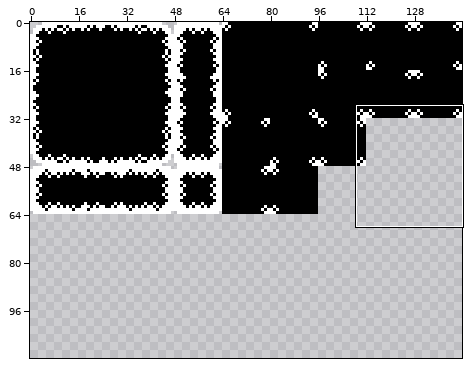
Pixel-art file: sprites/Player/tileset.aseprite. Above: a wide view before the commit, with the close-up outlined.
Close-up. Before the commit:
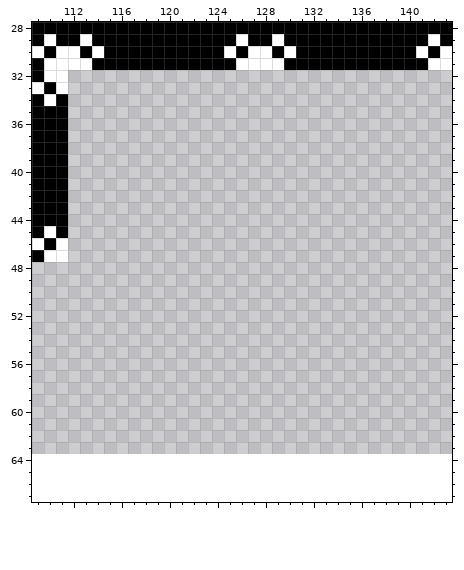
144x64 pixels, 1 frame. Shown: x 109..143, y 28..67. The old version is drawn lined up with the new one, on the new canvas. The commit also changed other parts of the picture, which this record leaves out.
New version:
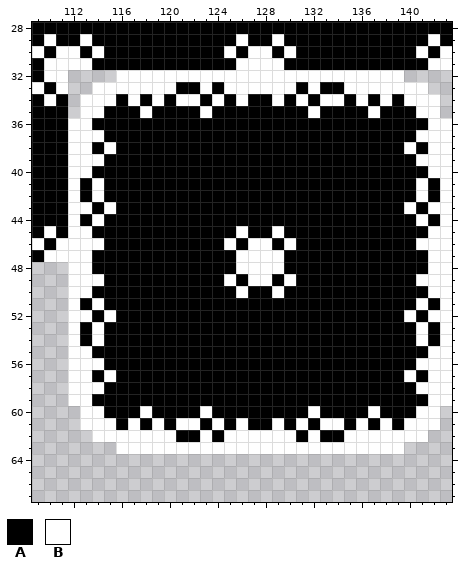
Palette (. is transparent): A #000000  B #ffffff
What changed:
canvas 144x64 -> 144x112
@@ x 109..143 @@
 31 ABBBBAAAAAAAAAAAABBBBAAAAAAAAAAAABB
-32 ABB................................
-33 BAB................................
-34 ABA................................
-35 AAA................................
-36 AAA................................
-37 AAA................................
-38 AAA................................
-39 AAA................................
-40 AAA................................
-41 AAA................................
-42 AAA................................
-43 AAA................................
-44 AAA................................
-45 ABA................................
-46 BAB................................
-47 ABB................................
-48 ...................................
-49 ...................................
-50 ...................................
-51 ...................................
-52 ...................................
-53 ...................................
-54 ...................................
-55 ...................................
-56 ...................................
-57 ...................................
-58 ...................................
-59 ...................................
-60 ...................................
-61 ...................................
-62 ...................................
-63 ...................................
+32 ABB....BBBBBBBBBBBBBBBBBBBBBBBB....
+33 BAB..BBBBBBBAABABBBBBBABAABBBBBBB..
+34 ABA.BBBABABABBABABAABABABBABABABBB.
+35 AAA.BBAAABAAAABAAAAAAAABAAAABAAABB.
+36 AAABBAAAAAAAAAAAAAAAAAAAAAAAAAAAABB
+37 AAABBBAAAAAAAAAAAAAAAAAAAAAAAAAABBB
+38 AAABBABAAAAAAAAAAAAAAAAAAAAAAAABABB
+39 AAABBBAAAAAAAAAAAAAAAAAAAAAAAAAABBB
+40 AAABBAAAAAAAAAAAAAAAAAAAAAAAAAAAABB
+41 AAABABAAAAAAAAAAAAAAAAAAAAAAAAAABAB
+42 AAABABAAAAAAAAAAAAAAAAAAAAAAAAAABAB
+43 AAABBABAAAAAAAAAAAAAAAAAAAAAAAABABB
+44 AAABABAAAAAAAAAAAAAAAAAAAAAAAAAABAB
+45 ABABBAAAAAAAAAAAABAABAAAAAAAAAAAABB
+46 BABBBBAAAAAAAAAABABBABAAAAAAAAAABBB
+47 ABBBBAAAAAAAAAAAABBBBAAAAAAAAAAAABB
+48 ...BBAAAAAAAAAAAABBBBAAAAAAAAAAAABB
+49 ...BBBAAAAAAAAAABABBABAAAAAAAAAABBB
+50 ...BBAAAAAAAAAAAABAABAAAAAAAAAAAABB
+51 ...BABAAAAAAAAAAAAAAAAAAAAAAAAAABAB
+52 ...BBABAAAAAAAAAAAAAAAAAAAAAAAABABB
+53 ...BABAAAAAAAAAAAAAAAAAAAAAAAAAABAB
+54 ...BABAAAAAAAAAAAAAAAAAAAAAAAAAABAB
+55 ...BBAAAAAAAAAAAAAAAAAAAAAAAAAAAABB
+56 ...BBBAAAAAAAAAAAAAAAAAAAAAAAAAABBB
+57 ...BBABAAAAAAAAAAAAAAAAAAAAAAAABABB
+58 ...BBBAAAAAAAAAAAAAAAAAAAAAAAAAABBB
+59 ...BBAAAAAAAAAAAAAAAAAAAAAAAAAAAABB
+60 ....BBAAABAAAABAAAAAAAABAAAABAAABB.
+61 ....BBBABABABBABABAABABABBABABABBB.
+62 .....BBBBBBBAABABBBBBBABAABBBBBBB..
+63 .......BBBBBBBBBBBBBBBBBBBBBBBB....
 64 ...................................
Changed places in both close-ups, as pixel boxes (x1, y1, x2, y2):
added: (68, 70, 452, 454)
